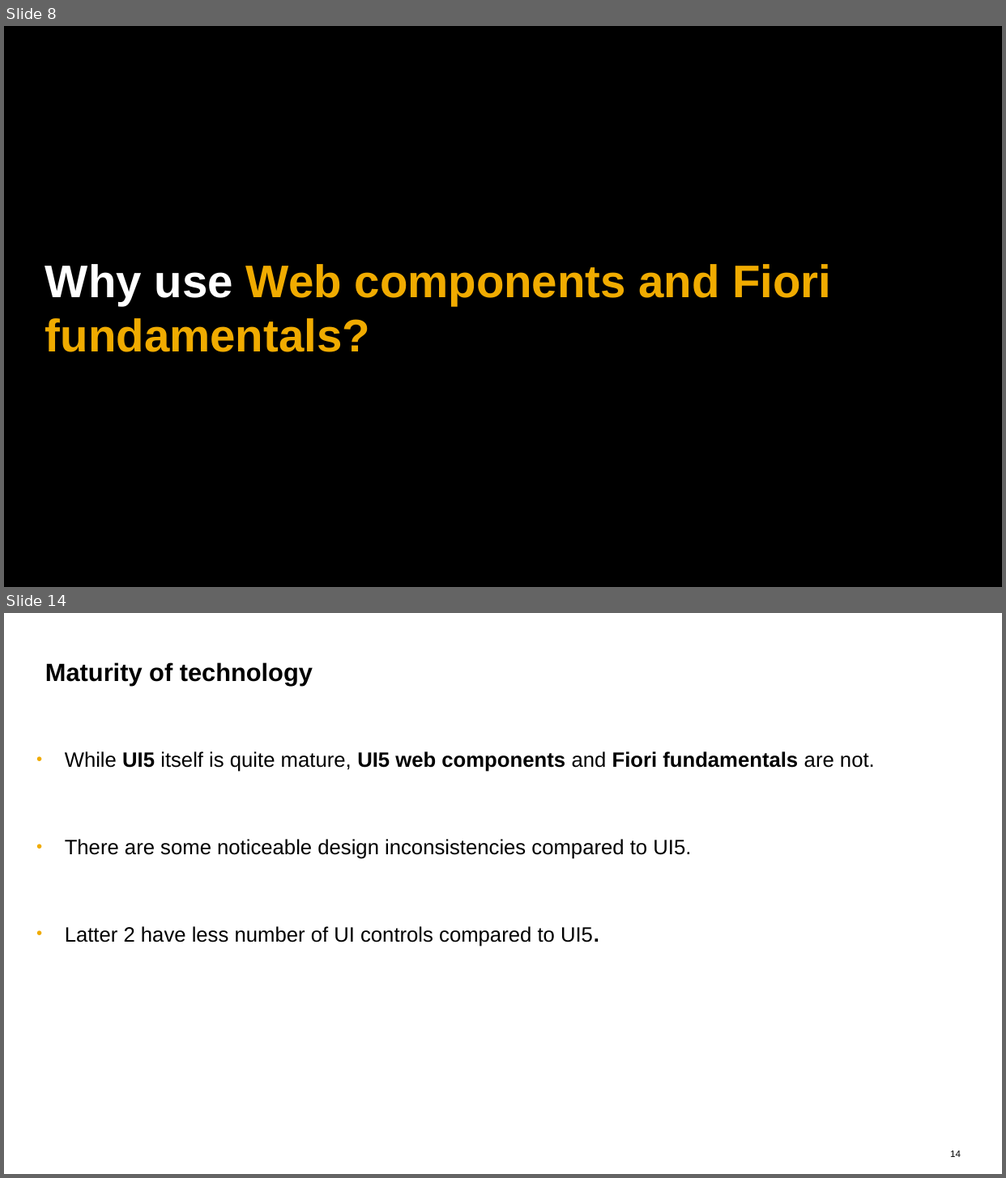
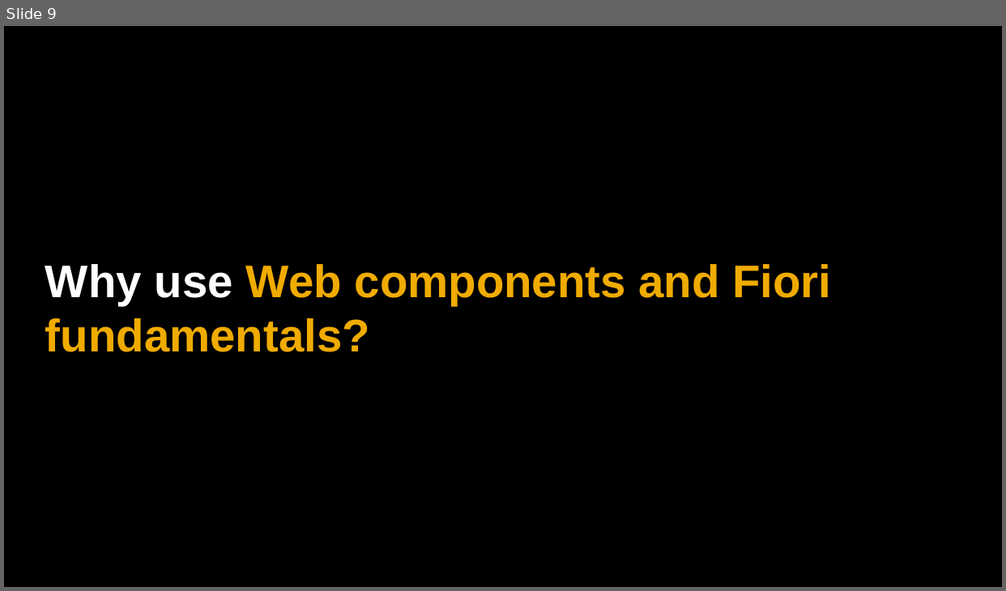
Before and after one commit to rishabh62/UI5con, a slide deck: UI5con.pptx. Shown one above the other, each under a label of ours: slides 8 and 14 before the commit, slide 9 after it; the slides between them are not shown. The pictures are 1006x1178 and 1006x591 pixels, drawn with LibreOffice and Linux fonts; fonts in the diff are those of the drawing. Boxes give left, top, right and bottom in pixels: in the first picture for what was removed or moved away, otherwise in the second. Text is boxed around its words. In the diff, an @@ line names an element or a change of style, - is before the commit and + after.

```diff
--- a/UI5con.pptx
+++ b/UI5con.pptx
@@ slide 14 removed at bbox=[4, 613, 1002, 1174], background #FFFFFF @@
@@ title removed at bbox=[45, 662, 313, 685] @@
-Maturity of technology
@@ text removed at bbox=[65, 752, 875, 947] @@
-• While UI5 itself is quite mature, UI5 web components and Fiori fundamentals are not.
-• There are some noticeable design inconsistencies compared to UI5.
-• Latter 2 have less number of UI controls compared to UI5.
@@ page number removed at bbox=[950, 1151, 961, 1157] @@
-14
@@ what was slide 8 is now slide 9 @@
```
Also in this commit, not shown: 9 slides changed, 4 slides added, 3 other slides removed.
